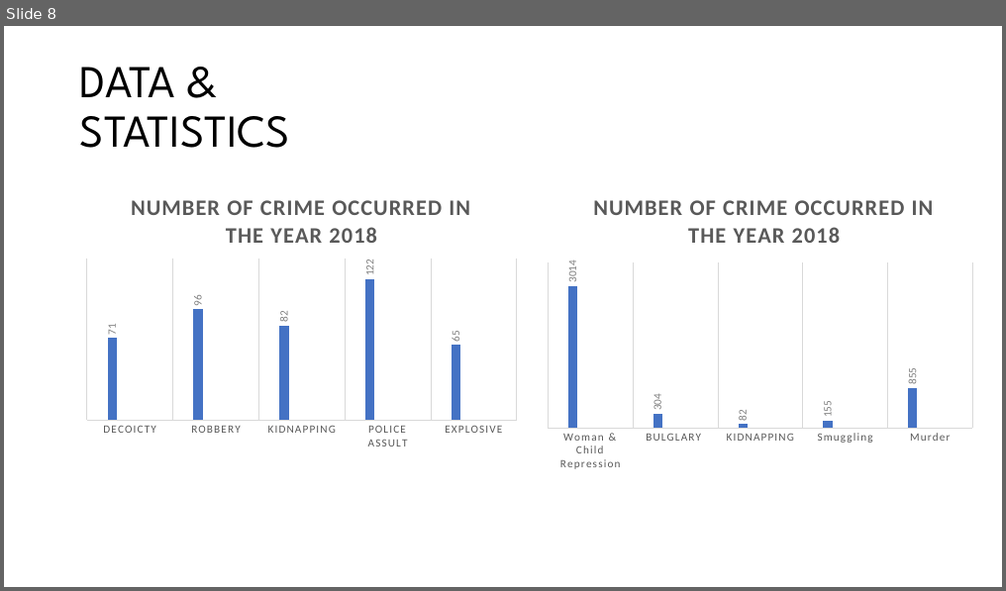
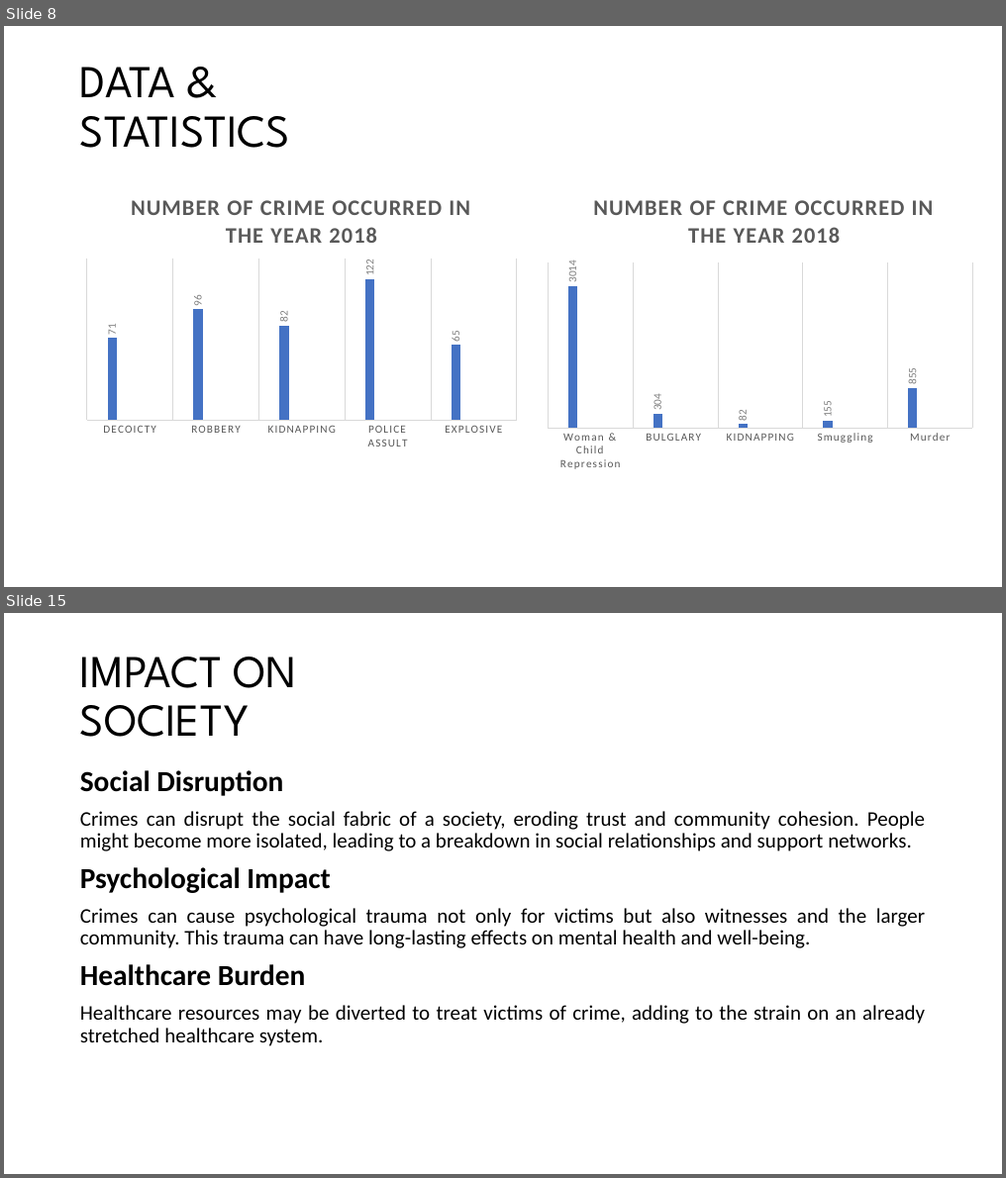
Before and after one commit to Tishat2247019/SUMMER-22-23, a slide deck: BGS/FINAL PRESENTATION/CRIME IN DHAKA CITY.pptx. Shown one above the other, each under a label of ours: slide 8 before the commit, slides 8 and 15 after it; the slides between them are not shown. The pictures are 1006x591 and 1006x1178 pixels, drawn with LibreOffice and Linux fonts; fonts in the diff are those of the drawing. Boxes give left, top, right and bottom in pixels: in the first picture for what was removed or moved away, otherwise in the second. Text is boxed around its words. In the diff, an @@ line names an element or a change of style, - is before the commit and + after.

Commit message:
added causes & impact on society slides

```diff
--- a/BGS/FINAL PRESENTATION/CRIME IN DHAKA CITY.pptx
+++ b/BGS/FINAL PRESENTATION/CRIME IN DHAKA CITY.pptx
@@ slide 15 added at (4, 613, 1002, 1174), background #FFFFFF @@
@@ title added at (80, 657, 297, 737), 44 pt, text #000000 @@
+IMPACT ON SOCIETY
@@ text added at (80, 770, 925, 1047), 20 pt, text #000000 @@
+Social Disruption
+Crimes can disrupt the social fabric of a society, eroding trust and community cohesion. People might become more isolated, leading to a breakdown in social relationships and support networks.
+Psychological Impact
+Crimes can cause psychological trauma not only for victims but also witnesses and the larger community. This trauma can have long-lasting effects on mental health and well-being.
+Healthcare Burden
+Healthcare resources may be diverted to treat victims of crime, adding to the strain on an already stretched healthcare system.
```
Also in this commit, not shown: 8 other slides added.
